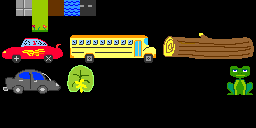
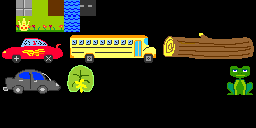
Layer changes from the first 256 x 128 image to the second:
painted on "Background" over [16, 16, 80, 32]
